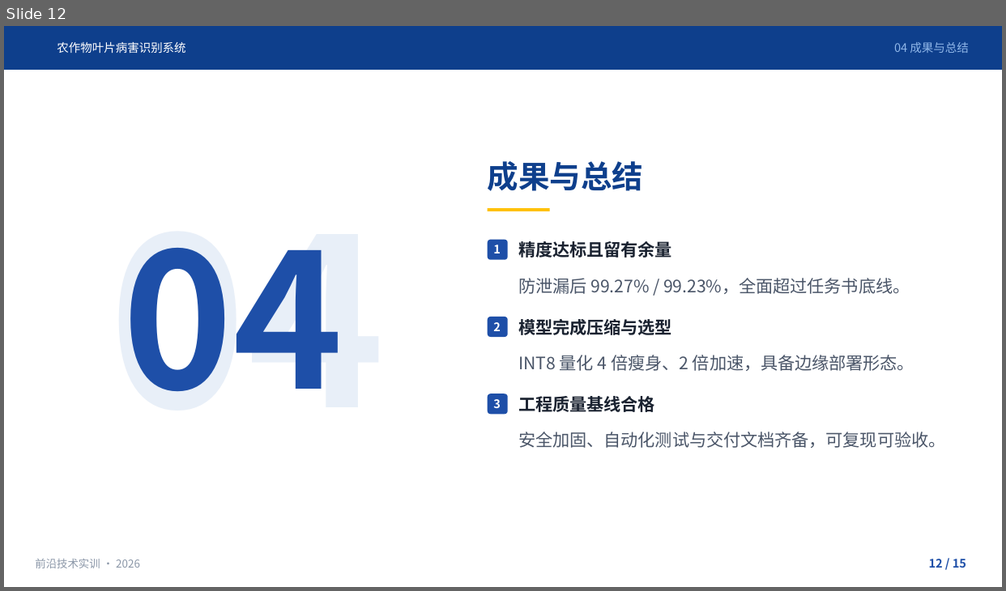
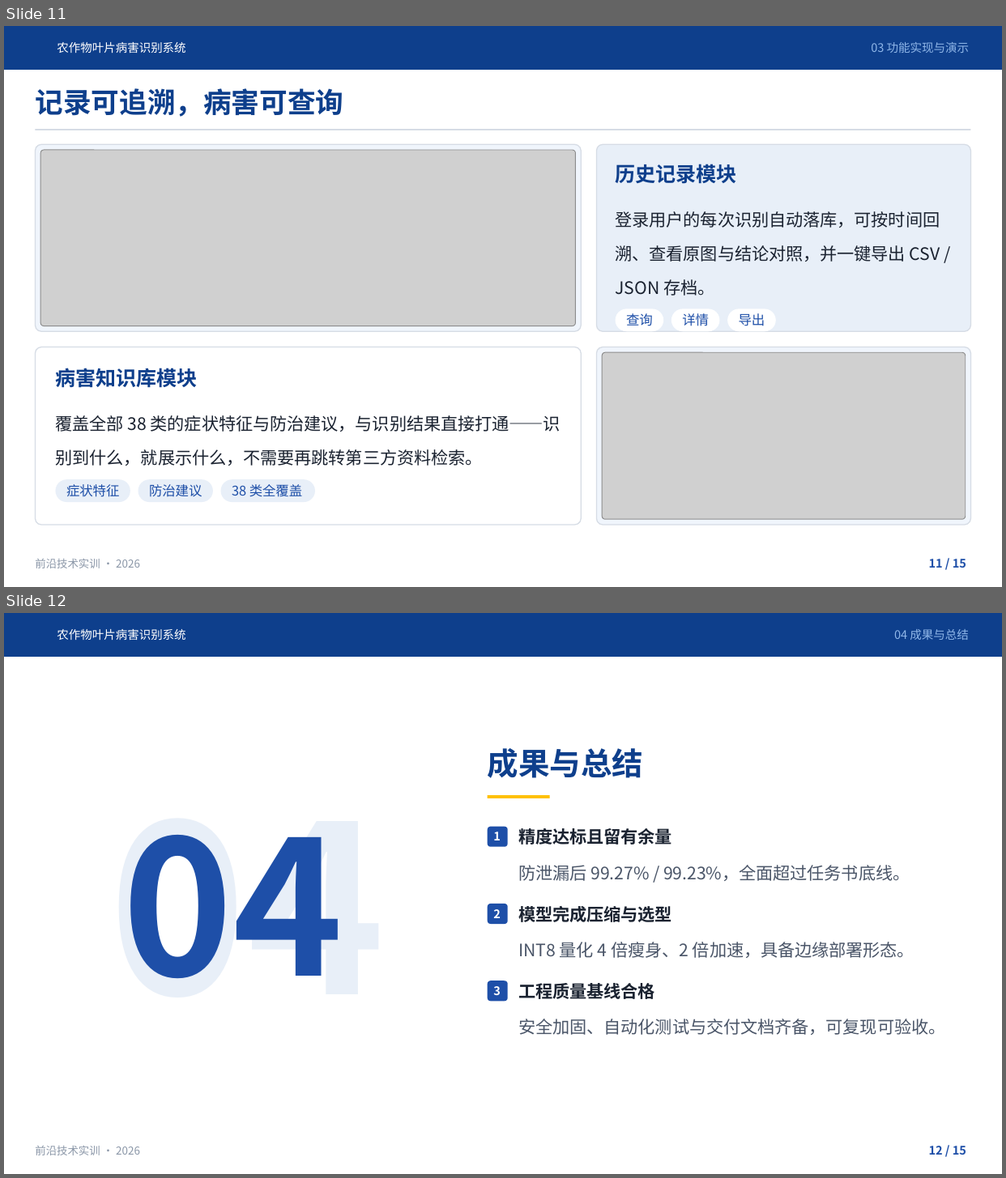
Before and after one commit to ManbaOut248/crop-leaf-disease-cnn, a slide deck: 03.ppt/农作物叶片病害识别系统/农作物叶片病害识别系统.pptx. Shown one above the other, each under a label of ours: slide 12 before the commit, slides 11 and 12 after it. The pictures are 1006x591 and 1006x1178 pixels, drawn with LibreOffice and Linux fonts; fonts in the diff are those of the drawing; grey boxes stand for pictures; background and template pictures are left out. Boxes give left, top, right and bottom in pixels: in the first picture for what was removed or moved away, otherwise in the second. Text is boxed around its words. In the diff, an @@ line names an element or a change of style, - is before the commit and + after.

```diff
--- a/03.ppt/农作物叶片病害识别系统/农作物叶片病害识别系统.pptx
+++ b/03.ppt/农作物叶片病害识别系统/农作物叶片病害识别系统.pptx
@@ slide 11 added at box(4, 26, 1002, 587), background #FFFFFF @@
@@ rectangle added at box(4, 26, 1002, 70), fill #0E3F8C @@
@@ text added at box(57, 42, 185, 53), 11.2 pt, text #FFFFFF @@
+农作物叶片病害识别系统
@@ text added at box(871, 42, 969, 53), 11.2 pt, text #8FB6E8 @@
+03 功能实现与演示
@@ text added at box(35, 88, 343, 117), 27 pt, text #0E3F8C, bold @@
+记录可追溯，病害可查询
@@ rectangle added at box(36, 130, 971, 130), fill #D6DCE5 @@
@@ rounded rectangle added at box(36, 144, 582, 331), fill #F0F5FC, outline #D6DCE5 1 pt @@
@@ rounded rectangle added at box(597, 144, 971, 331), fill #E8EFF8, outline #D6DCE5 1 pt @@
@@ picture added at box(40, 150, 576, 327) @@
@@ text added at box(616, 164, 737, 184), 19.5 pt, text #0E3F8C, bold @@
+历史记录模块
@@ text added at box(616, 211, 940, 296), 16.5 pt, text #1A2230 @@
+登录用户的每次识别自动落库，可按时间回溯、查看原图与结论对照，并一键导出 CSV / JSON 存档。
@@ rounded rectangle added at box(616, 309, 664, 331), fill #FFFFFF @@
@@ text added at box(626, 314, 653, 327), 12.8 pt, text #1E4FA8 @@
+查询
@@ rounded rectangle added at box(671, 309, 720, 331), fill #FFFFFF @@
@@ text added at box(682, 314, 709, 327), 12.8 pt, text #1E4FA8 @@
+详情
@@ rounded rectangle added at box(728, 309, 777, 331), fill #FFFFFF @@
@@ text added at box(739, 314, 765, 327), 12.8 pt, text #1E4FA8 @@
+导出
@@ rounded rectangle added at box(36, 347, 582, 525), fill #FFFFFF, outline #D6DCE5 1 pt @@
@@ rounded rectangle added at box(597, 347, 971, 525), fill #F0F5FC, outline #D6DCE5 1 pt @@
@@ picture added at box(602, 352, 965, 519) @@
@@ text added at box(56, 368, 198, 388), 19.5 pt, text #0E3F8C, bold @@
+病害知识库模块
@@ text added at box(56, 416, 560, 466), 16.5 pt, text #1A2230 @@
+覆盖全部 38 类的症状特征与防治建议，与识别结果直接打通——识别到什么，就展示什么，不需要再跳转第三方资料检索。
@@ rounded rectangle added at box(56, 480, 130, 502), fill #E8EFF8 @@
@@ text added at box(66, 484, 119, 497), 12.8 pt, text #1E4FA8 @@
+症状特征
@@ rounded rectangle added at box(138, 480, 213, 502), fill #E8EFF8 @@
@@ text added at box(149, 484, 202, 497), 12.8 pt, text #1E4FA8 @@
+防治建议
@@ rounded rectangle added at box(221, 480, 315, 502), fill #E8EFF8 @@
@@ text added at box(232, 484, 302, 497), 12.8 pt, text #1E4FA8 @@
+38 类全覆盖
@@ text added at box(35, 559, 140, 569), 10.5 pt, text #8B97A8 @@
+前沿技术实训 · 2026
@@ text added at box(929, 559, 966, 568), 11.2 pt, text #1E4FA8, bold @@
+11 / 15
```
Also in this commit, not shown: 14 other slides added, 6 other files.
